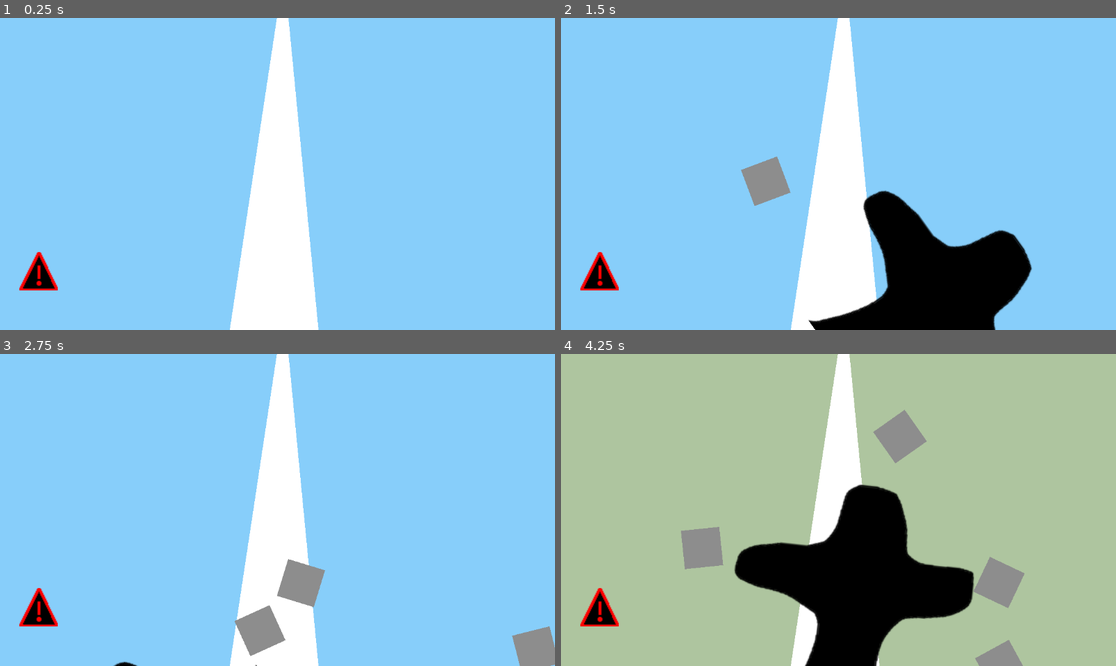
Above: before the commit, frames 1-4 (two rows, left to right).
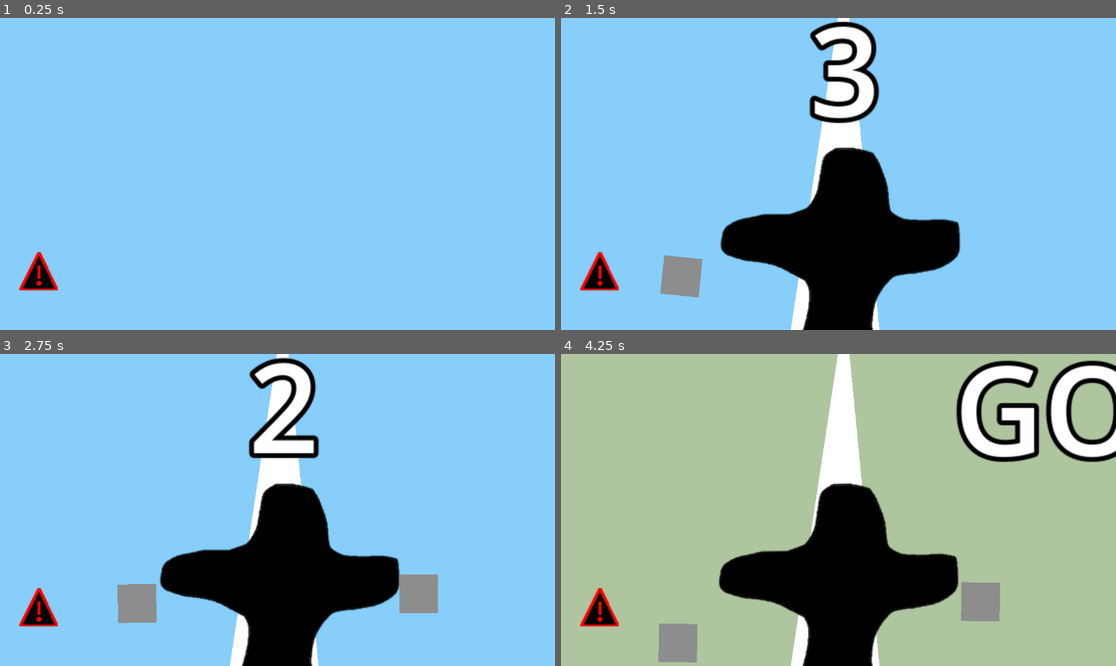
Above: after the commit, the same moments.

Repository: CWmain/tightRope
Game: Godot game, scene res://scenes/main.tscn
The game is run twice, just before and just after one commit, with the same random seed, the same clock (stepped at 60 frames per second) and the same inputs.
Inputs:
- Up to frame 1 (0.25 s): no input
- Up to frame 2 (1.5 s): hold D (Right) 0.53-1.28 s; tap E (SpawnRock) at 0.6, 1.35 s; hold A (Left) from 1.28 s (still down)
- Up to frame 3 (2.75 s): release A (Left) at 2.03 s; hold D (Right) from 2.03 s (still down); tap E (SpawnRock) at 2.1 s
- Up to frame 4 (4.25 s): tap E (SpawnRock) at 2.85, 3.6 s; release D (Right) at 3.53 s; hold A (Left) from 3.53 s (still down)

The runs differ from the first frame. In frame 1, 9.1% of the frame differs, in the area x 41-58%, y 0-100%; in frame 2, 20%, in the area x 17-85%, y 1-100%; in frame 3, 17%; in frame 4, 15%.

Commit message:
Added new animations to the start of the game, and a toggable variable to walker to allow them to start playing before the animation completes. This is done to allow the GO to remain for a second before vanashing

Diff:
--- a/objects/walker/walker.gd
+++ b/objects/walker/walker.gd
@@ -1,6 +1,7 @@
 extends Node2D
 
 @export var torqueForce: float = 10000
+@export var isActive: bool = false
 
 @onready var rigid_body_2d: RigidBody2D = $RigidBody2D
 
@@ -8,13 +9,19 @@
 
 signal fallen
 
+
+
 func _physics_process(delta: float) -> void:
+	if !isActive:
+		rigid_body_2d.angular_velocity = 0
+		return
+
 	if rigid_body_2d.rotation > PI/2 || rigid_body_2d.rotation < -PI/2:
 		fallen.emit()
 		printerr("LOST")
 
 
-	rigid_body_2d.apply_torque(2000)
+	#rigid_body_2d.apply_torque(2000)
 	if Input.is_action_pressed("Left"):
 		rigid_body_2d.apply_torque_impulse(-(torqueForce+bonusForce))
 		bonusForce += 100
--- a/scenes/main.tscn
+++ b/scenes/main.tscn
@@ -7,8 +7,48 @@
 [ext_resource type="Texture2D" uid="uid://ywouxrvsm0ue" path="res://objects/rockSpawner/warning.png" id="4_jyhfs"]
 [ext_resource type="PackedScene" uid="uid://pf104i0ckybt" path="res://objects/sky/sky.tscn" id="5_tbgi4"]
 
+[sub_resource type="Animation" id="Animation_tipki"]
+length = 0.001
+tracks/0/type = "value"
+tracks/0/imported = false
+tracks/0/enabled = true
+tracks/0/path = NodePath("CountIn:text")
+tracks/0/interp = 1
+tracks/0/loop_wrap = true
+tracks/0/keys = {
+"times": PackedFloat32Array(0),
+"transitions": PackedFloat32Array(1),
+"update": 1,
+"values": [""]
+}
+tracks/1/type = "value"
+tracks/1/imported = false
+tracks/1/enabled = true
+tracks/1/path = NodePath("Walker:isActive")
+tracks/1/interp = 1
+tracks/1/loop_wrap = true
+tracks/1/keys = {
+"times": PackedFloat32Array(0),
+"transitions": PackedFloat32Array(1),
+"update": 1,
+"values": [false]
+}
+tracks/2/type = "value"
+tracks/2/imported = false
+tracks/2/enabled = true
+tracks/2/path = NodePath("CountIn:position")
+tracks/2/interp = 1
+tracks/2/loop_wrap = true
+tracks/2/keys = {
+"times": PackedFloat32Array(0),
+"transitions": PackedFloat32Array(1),
+"update": 0,
+"values": [Vector2(520, 282)]
+}
+
 [sub_resource type="Animation" id="Animation_o6xl0"]
 resource_name = "intro"
+length = 5.0
 tracks/0/type = "value"
 tracks/0/imported = false
 tracks/0/enabled = true
@@ -21,9 +61,66 @@
 "update": 0,
 "values": [Vector2(560, 926), Vector2(552, 683)]
 }
-
-[sub_resource type="Animation" id="Animation_tipki"]
-length = 0.001
+tracks/1/type = "value"
+tracks/1/imported = false
+tracks/1/enabled = true
+tracks/1/path = NodePath("Polygon2D:position")
+tracks/1/interp = 1
+tracks/1/loop_wrap = true
+tracks/1/keys = {
+"times": PackedFloat32Array(0, 1),
+"transitions": PackedFloat32Array(1, 1),
+"update": 0,
+"values": [Vector2(567, -149), Vector2(578, 391)]
+}
+tracks/2/type = "value"
+tracks/2/imported = false
+tracks/2/enabled = true
+tracks/2/path = NodePath("Polygon2D:rotation")
+tracks/2/interp = 1
+tracks/2/loop_wrap = true
+tracks/2/keys = {
+"times": PackedFloat32Array(0, 1),
+"transitions": PackedFloat32Array(1, 1),
+"update": 0,
+"values": [-1.5708, 0.0]
+}
+tracks/3/type = "value"
+tracks/3/imported = false
+tracks/3/enabled = true
+tracks/3/path = NodePath("CountIn:text")
+tracks/3/interp = 1
+tracks/3/loop_wrap = true
+tracks/3/keys = {
+"times": PackedFloat32Array(1, 2, 3, 4),
+"transitions": PackedFloat32Array(1, 1, 1, 1),
+"update": 1,
+"values": ["3", "2", "1", "GO"]
+}
+tracks/4/type = "value"
+tracks/4/imported = false
+tracks/4/enabled = true
+tracks/4/path = NodePath("Walker:isActive")
+tracks/4/interp = 1
+tracks/4/loop_wrap = true
+tracks/4/keys = {
+"times": PackedFloat32Array(0, 4),
+"transitions": PackedFloat32Array(1, 1),
+"update": 1,
+"values": [false, true]
+}
+tracks/5/type = "value"
+tracks/5/imported = false
+tracks/5/enabled = true
+tracks/5/path = NodePath("CountIn:position")
+tracks/5/interp = 1
+tracks/5/loop_wrap = true
+tracks/5/keys = {
+"times": PackedFloat32Array(0, 1, 4, 5),
+"transitions": PackedFloat32Array(1, 1, 1, 1.03526),
+"update": 0,
+"values": [Vector2(-421, 291), Vector2(520, 290), Vector2(520, 290), Vector2(1163, 303)]
+}
 
 [sub_resource type="AnimationLibrary" id="AnimationLibrary_85g3d"]
 _data = {
@@ -48,9 +145,11 @@
 
 [node name="Sky" parent="Camera2D/Control" instance=ExtResource("5_tbgi4")]
 layout_mode = 1
+color = Color(0, 0, 0, 1)
 
 [node name="Polygon2D" type="Polygon2D" parent="."]
-position = Vector2(578, 391)
+position = Vector2(567, -149)
+rotation = -1.5708
 polygon = PackedVector2Array(-28, -71, -17, -71, 18, 293, -83, 293)
 
 [node name="Walker" parent="." instance=ExtResource("1_o5qli")]
@@ -78,6 +177,15 @@
 grow_horizontal = 2
 grow_vertical = 2
 
+[node name="CountIn" type="Label" parent="."]
+offset_left = 520.0
+offset_top = 282.0
+offset_right = 714.0
+offset_bottom = 457.0
+theme_override_constants/outline_size = 20
+theme_override_constants/shadow_outline_size = 10
+theme_override_font_sizes/font_size = 128
+
 [node name="AnimationPlayer" type="AnimationPlayer" parent="."]
 libraries = {
 &"": SubResource("AnimationLibrary_85g3d")
